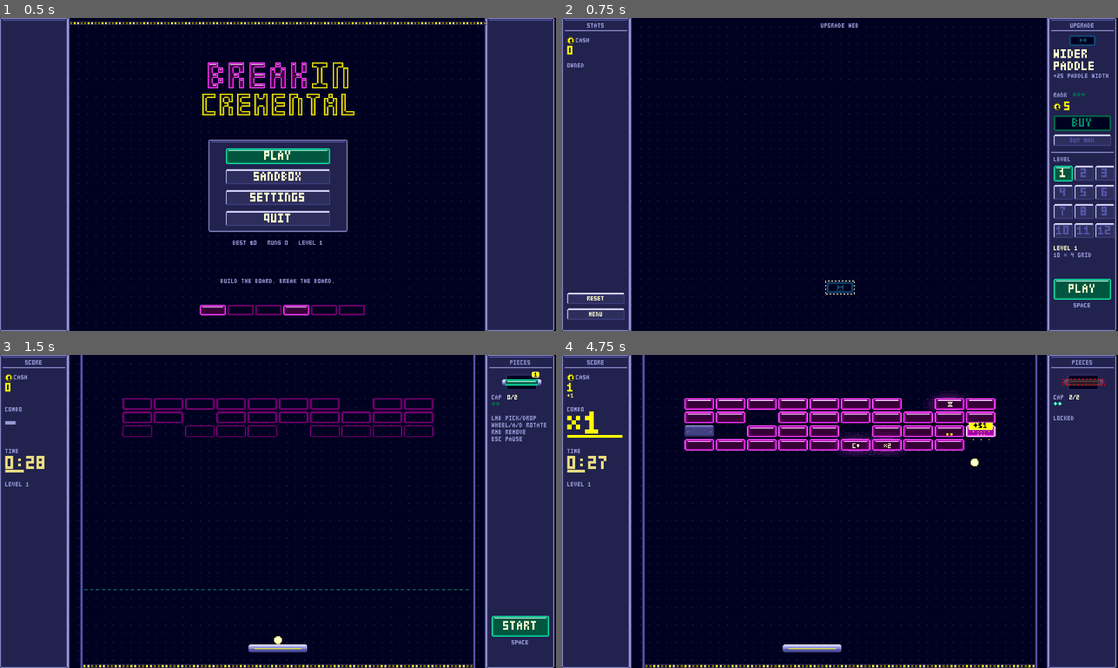
Above: before the commit, frames 1-4 (two rows, left to right).
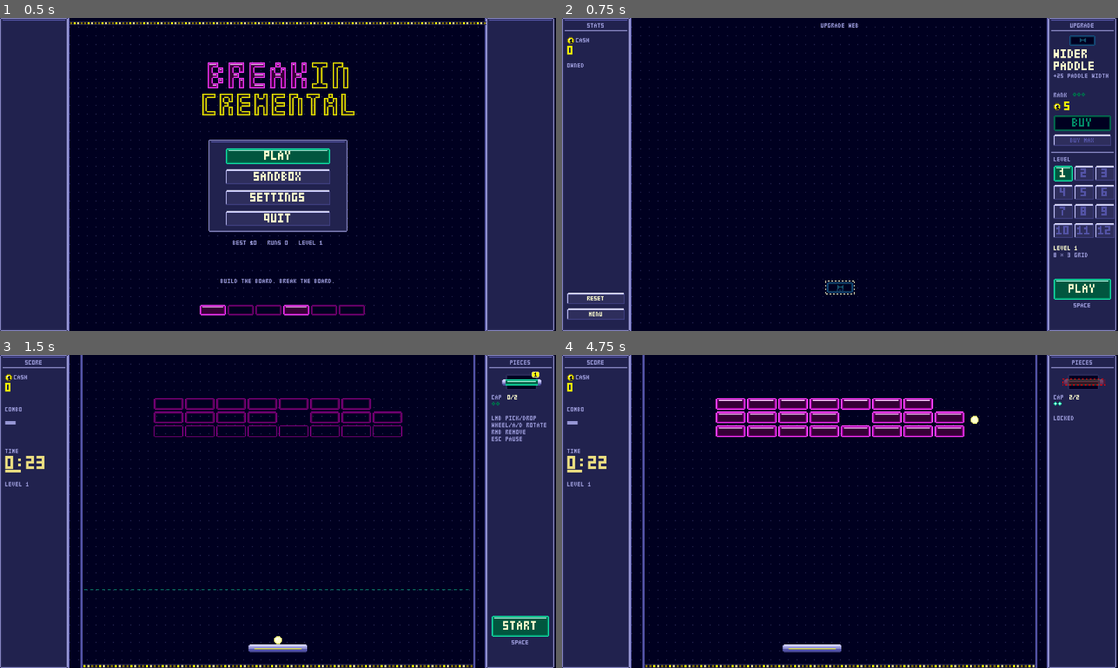
Above: after the commit, the same moments.

Repository: alpacaxander/breakin-cremental
Game: Godot game, scene res://src/main.tscn
The game is run twice, just before and just after one commit, with the same random seed, the same clock (stepped at 60 frames per second) and the same inputs.
Inputs (mouse positions are in pixels of both pictures, inside the frame that each line leads up to):
- Up to frame 1 (0.5 s): no input
- Up to frame 2 (0.75 s): click "PLAY" at 0.5 s
- Up to frame 3 (1.5 s): click "PLAY" at 1.25 s
- Up to frame 4 (4.75 s): click "START" at 2 s; click "1" at 2.75 s; tap Enter at 3.5 s; move the mouse to (962, 495) at 3.52 s; hold Right 3.53-4.25 s; tap R at 3.6 s; click (962, 495) at 3.67 s; tap Space at 3.77, 4.25 s; drag from (728, 527) to (812, 574) at 4.27 s

Frame 1 is identical in both runs. In frame 2, less than 0.1% of the frame differs, in the area x 88-96%, y 74-77%; in frame 3, 1.0%; in frame 4, 5.0%, in the area x 0-78%, y 8-38%.

Commit message:
Shrink level 1 to an 8x3 grid of plain bricks
No solids and no level-rolled specials: only the icon bricks the player has
unlocked show on the first board.

Co-Authored-By: Claude Fable 5.1 <noreply@anthropic.com>

Diff:
--- a/src/tuning.gd
+++ b/src/tuning.gd
@@ -33,8 +33,7 @@
 # skip: column indices left empty (room for a wall). time: round time scale, default 1. Fit at 960x720: cols <= 15, rows <= 16.
 # The ramp: each level puts more on screen and needs a bigger combo than the last (docs/ideas.md, Level design).
 const LEVELS := [
-	{shape = "grid", cols = 10, rows = 4, holes = 0.1, solid = 0.05, payout = 1, arena = Vector2(800, 640),
-		special = {multi = 0.08, x2 = 0.03, combo = 0.03, timer = 0.03}},
+	{shape = "grid", cols = 8, rows = 3, holes = 0.1, solid = 0, payout = 1, arena = Vector2(800, 640)},  # plain bricks only: what the player unlocks is all that shows
 	{shape = "triangle", cols = 15, rows = 7, holes = 0.1, solid = 0.12, payout = 2, jackpot = true, seq = true,
 		special = {multi = 0.08, multi3 = 0.03, shield = 0.04, cond = 0.04, timed = 0.04, cgate = 0.03, x2 = 0.03, x3 = 0.01, combo = 0.03, timer = 0.02, multiball = 0.02, speedup = 0.03, slowdown = 0.02, chain = 0.03, bomb = 0.02, bolt = 0.01, mystery = 0.02}},
 	{shape = "grid", cols = 15, rows = 7, holes = 0.08, solid = 0.1, payout = 3, jackpot = true, seq = true,
